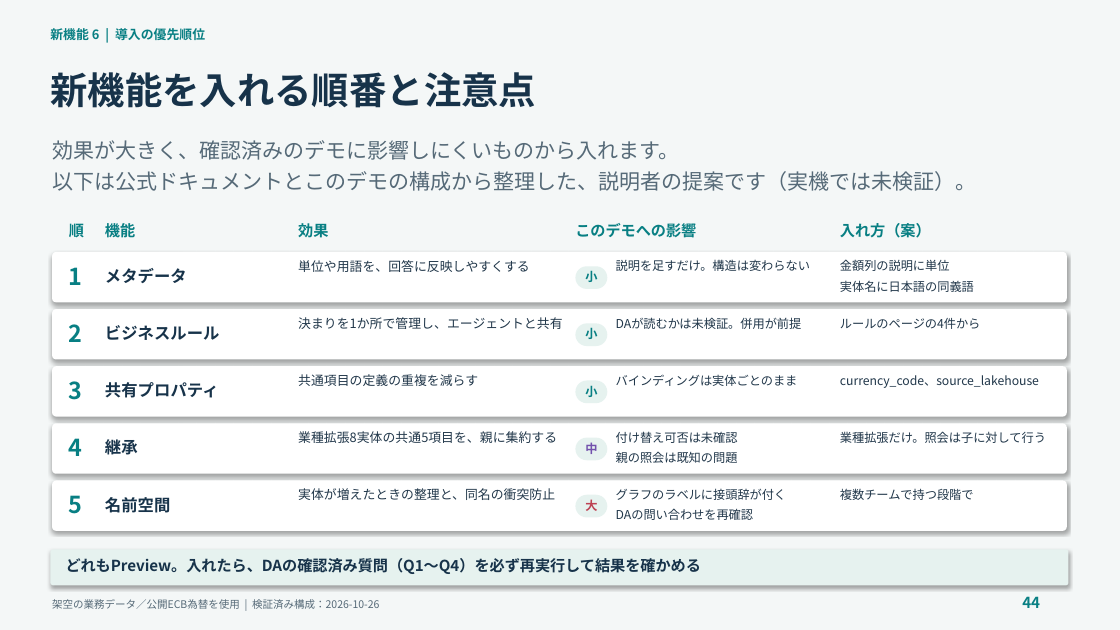
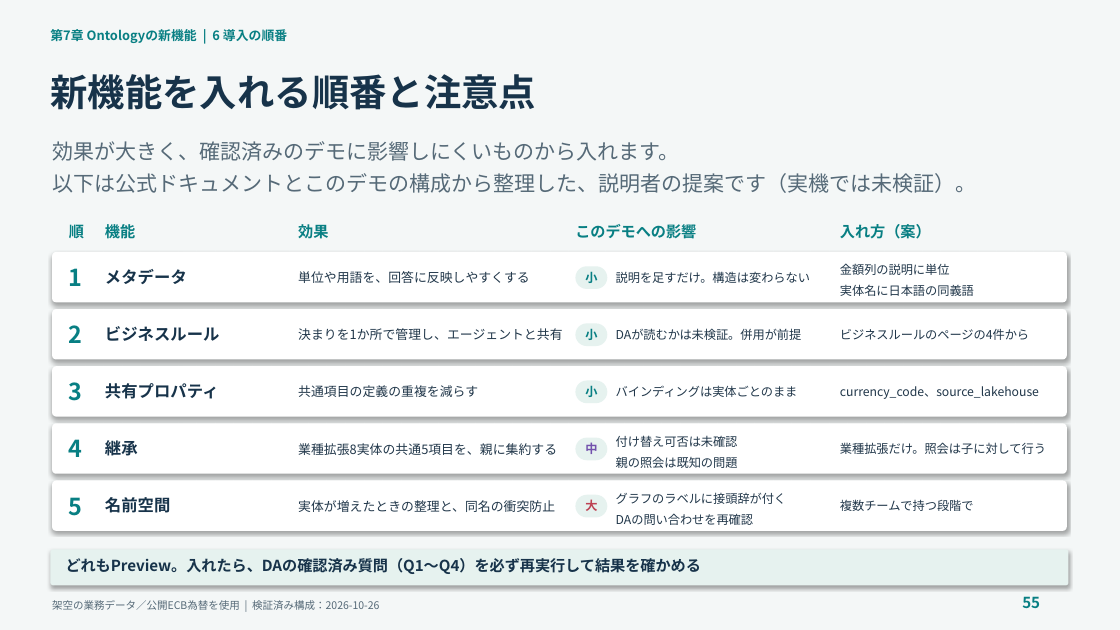
Before and after one commit to c-nova/FabricOntology_Trading, a slide deck: slide 55 of decks/TradingOntology_Demo_Presenter_Guide_JA.pptx (slide 44 before the commit). Drawn at 1120x630 pixels with LibreOffice and Linux fonts; fonts in the diff are those of the drawing. Boxes give left, top, right and bottom in pixels: in the first picture for what was removed or moved away, otherwise in the second. Text is boxed around its words. In the diff, an @@ line names an element or a change of style, - is before the commit and + after.

```diff
--- a/decks/TradingOntology_Demo_Presenter_Guide_JA.pptx
+++ b/decks/TradingOntology_Demo_Presenter_Guide_JA.pptx
@@ text at [50,29,287,43]: text changed @@
-新機能 6 | 導入の優先順位
+第7章 Ontologyの新機能 | 6 導入の順番
@@ text "新機能を入れる順番と注意点" at [50,74,536,110]: line spacing 1 to 40pt @@
@@ text "効果が大きく、確認済みのデモに影響しにくいものから入れます。" at [52,141,976,193]: line spacing 1 to 22.5pt @@
@@ text "メタデータ" at [105,269,187,284]: line spacing 1 to 17.5pt @@
@@ line spacing 1 to 13.1pt in 9 elements at [840,263,974,296], [616,435,738,468], [616,492,787,525], [616,271,810,283], [616,385,798,397], [840,386,1039,399], [840,442,1046,454], [840,499,974,511], [616,328,802,340] @@
@@ 11 texts: place and size @@
-11 texts at [298,259,1046,500]
+11 texts at [298,271,1046,512]
@@ text at [840,329,1029,340]: text changed @@
-ルールのページの4件から
+ビジネスルールのページの4件から
@@ text "5" at [69,497,83,516]: line spacing 1 to 25pt @@
@@ line spacing 1 to 13.8pt in 5 elements at [298,271,530,283], [298,328,562,340], [298,385,478,397], [298,443,557,455], [298,500,555,512] @@
@@ text at [1022,596,1040,608]: text changed @@
-44
+55
```
Also in this commit, not shown: 40 other slides changed, 14 slides added, 4 slides removed, 5 other files.
